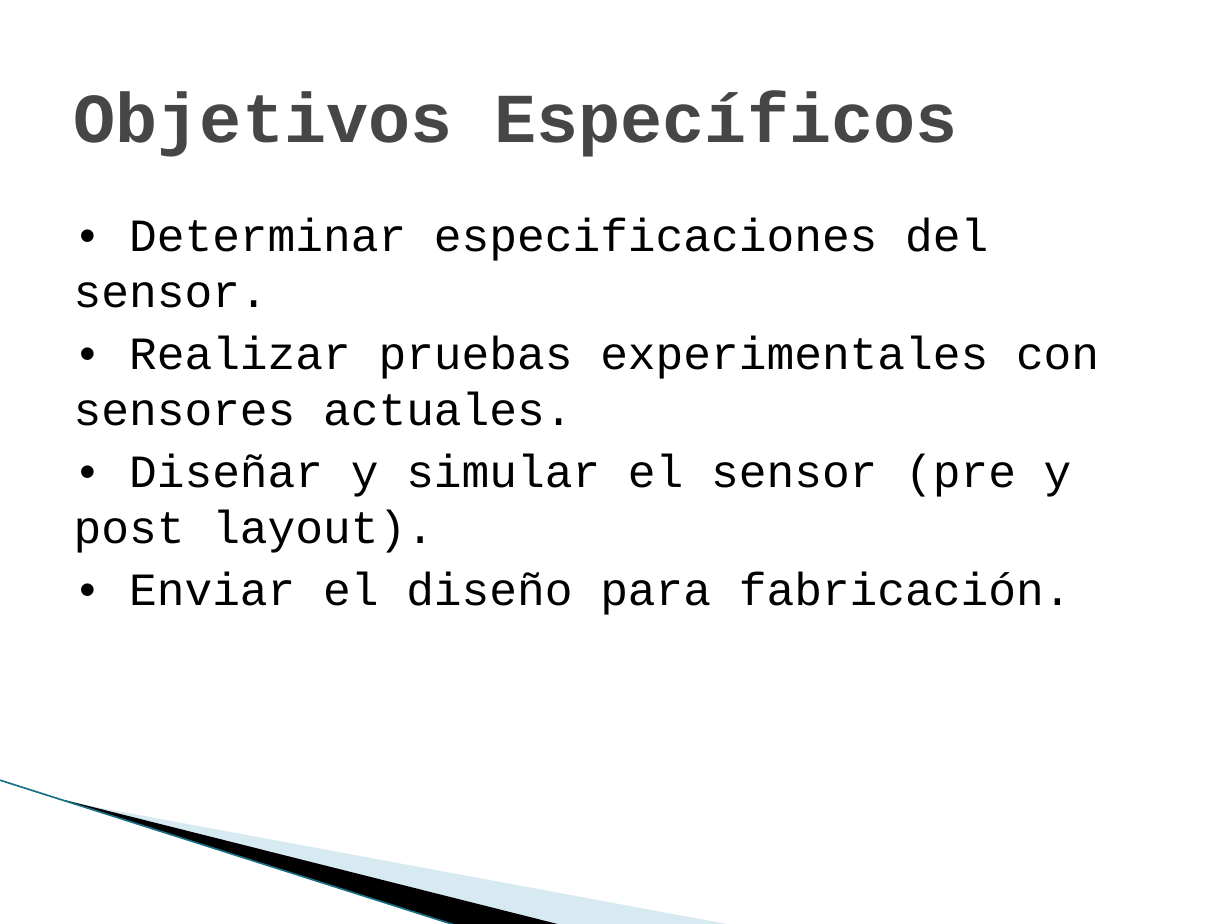
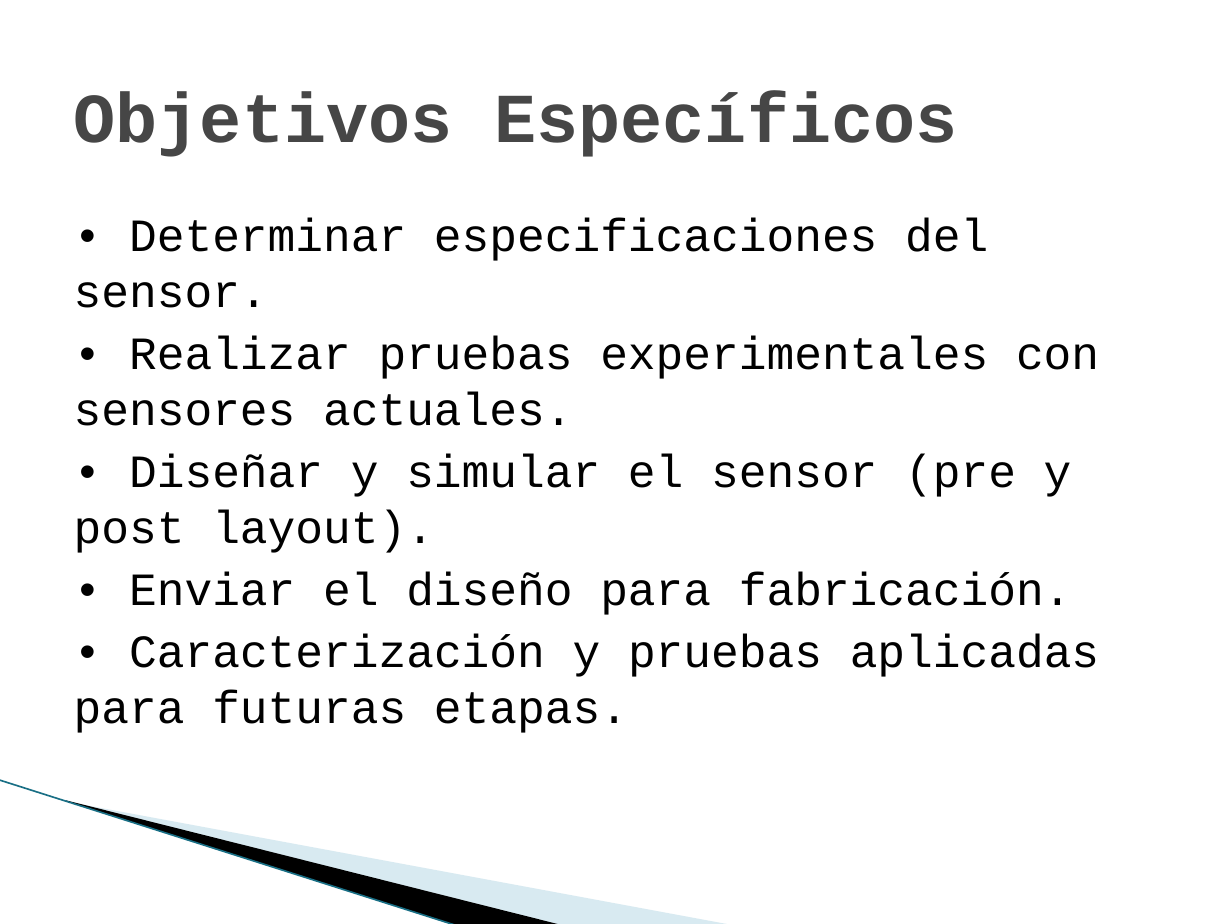
Before and after one commit to marianomorel/maestria-repo, a slide deck: slide 4 of sensores_cmos_presentacion.pptx. Drawn at 1232x924 pixels with LibreOffice and Linux fonts; fonts in the diff are those of the drawing; background and template pictures are left out. Boxes give left, top, right and bottom in pixels: in the first picture for what was removed or moved away, otherwise in the second. Text is boxed around its words. In the diff, an @@ line names an element or a change of style, - is before the commit and + after.

```diff
--- a/sensores_cmos_presentacion.pptx
+++ b/sensores_cmos_presentacion.pptx
@@ text at [74,634,1099,733]: paragraph added @@
+• Caracterización y pruebas aplicadas para futuras etapas.
```
Also in this commit, not shown: 7 other slides changed, 1 slide added, 2 other files.
